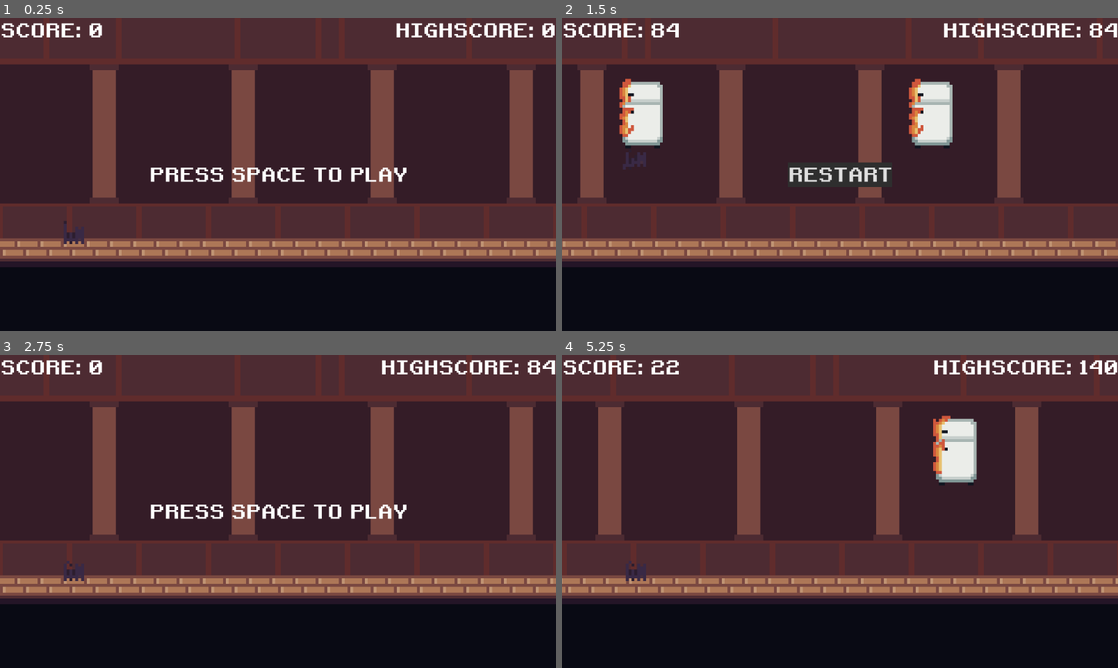
Above: before the commit, frames 1-4 (two rows, left to right).
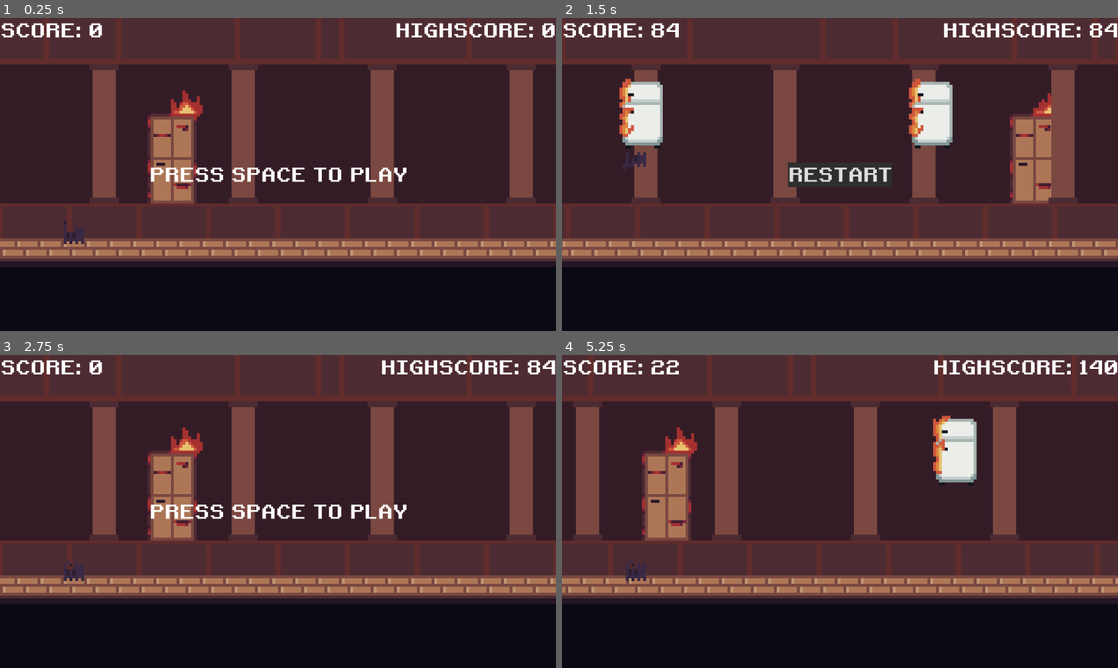
Above: after the commit, the same moments.

Repository: kurushimee/run-for-it
Game: Godot game, scene res://scenes/main.tscn
Two runs of this game, one before a commit and one after it. Both use one fixed random seed, a clock stepped at 60 frames per second and the inputs below.
Inputs:
- Up to frame 1 (0.25 s): no input
- Up to frame 2 (1.5 s): tap Space (jump) at 0.5, 0.77 s
- Up to frame 3 (2.75 s): tap Space (jump) at 1.52 s; click "RESTART" at 2 s
- Up to frame 4 (5.25 s): tap Space (jump) at 2.75, 3.77, 5 s; click "RESTART" at 4.25 s

The runs differ from the first frame. In frame 1, 2.6% of the frame differs, in the area x 26-37%, y 23-60%; in frame 2, 14%; in frame 3, 2.6%; in frame 4, 17%, in the area x 2-87%, y 14-60%.

Commit message:
Add doors

Diff:
--- a/scenes/background.tscn
+++ b/scenes/background.tscn
@@ -1,9 +1,39 @@
-[gd_scene load_steps=5 format=3 uid="uid://ce4x3xa1n7wsx"]
+[gd_scene load_steps=10 format=3 uid="uid://ce4x3xa1n7wsx"]
 
 [ext_resource type="Texture2D" uid="uid://wi118gb1rfr3" path="res://assets/sprites/background/background.png" id="1_nu3sb"]
 [ext_resource type="Texture2D" uid="uid://ds78cdufiimwh" path="res://assets/sprites/background/layer2.png" id="2_w074x"]
 [ext_resource type="Texture2D" uid="uid://bfcu4ab1ctwqu" path="res://assets/sprites/background/layer1.png" id="3_yybvs"]
 [ext_resource type="Texture2D" uid="uid://cfsu5f1h46fs4" path="res://assets/sprites/background/layer3.png" id="4_dhr2g"]
+[ext_resource type="Texture2D" uid="uid://b1g0dcjpnsjc" path="res://assets/sprites/background/layer4.png" id="5_mvp64"]
+
+[sub_resource type="AtlasTexture" id="AtlasTexture_uyn56"]
+atlas = ExtResource("5_mvp64")
+region = Rect2(0, 0, 192, 108)
+
+[sub_resource type="AtlasTexture" id="AtlasTexture_vwi74"]
+atlas = ExtResource("5_mvp64")
+region = Rect2(192, 0, 192, 108)
+
+[sub_resource type="AtlasTexture" id="AtlasTexture_mcsdc"]
+atlas = ExtResource("5_mvp64")
+region = Rect2(384, 0, 192, 108)
+
+[sub_resource type="SpriteFrames" id="SpriteFrames_r21a5"]
+animations = [{
+"frames": [{
+"duration": 1.0,
+"texture": SubResource("AtlasTexture_uyn56")
+}, {
+"duration": 1.0,
+"texture": SubResource("AtlasTexture_vwi74")
+}, {
+"duration": 1.0,
+"texture": SubResource("AtlasTexture_mcsdc")
+}],
+"loop": true,
+"name": &"burn",
+"speed": 5.0
+}]
 
 [node name="Background" type="ParallaxBackground"]
 
@@ -12,8 +42,28 @@
 texture = ExtResource("1_nu3sb")
 centered = false
 
+[node name="ParallaxLayer3" type="ParallaxLayer" parent="."]
+motion_scale = Vector2(0.6, 1)
+motion_mirroring = Vector2(1152, 0)
+
+[node name="AnimatedSprite2D" type="AnimatedSprite2D" parent="ParallaxLayer3"]
+scale = Vector2(6, 6)
+sprite_frames = SubResource("SpriteFrames_r21a5")
+animation = &"burn"
+autoplay = "burn"
+centered = false
+
+[node name="ParallaxLayer2" type="ParallaxLayer" parent="."]
+motion_scale = Vector2(0.7, 1)
+motion_mirroring = Vector2(1152, 0)
+
+[node name="Sprite2D" type="Sprite2D" parent="ParallaxLayer2"]
+scale = Vector2(6, 6)
+texture = ExtResource("4_dhr2g")
+centered = false
+
 [node name="ParallaxLayer" type="ParallaxLayer" parent="."]
-motion_scale = Vector2(0.6, 1)
+motion_scale = Vector2(0.8, 1)
 motion_mirroring = Vector2(1152, 0)
 
 [node name="Sprite2D" type="Sprite2D" parent="ParallaxLayer"]
@@ -25,12 +75,3 @@
 scale = Vector2(6, 6)
 texture = ExtResource("2_w074x")
 centered = false
-
-[node name="ParallaxLayer2" type="ParallaxLayer" parent="."]
-motion_scale = Vector2(0.5, 1)
-motion_mirroring = Vector2(1152, 0)
-
-[node name="Sprite2D" type="Sprite2D" parent="ParallaxLayer2"]
-scale = Vector2(6, 6)
-texture = ExtResource("4_dhr2g")
-centered = false
Binary file added: assets/sprites/background/layer4.png
Not shown, added: assets/sprites/background/layer4.png.import
